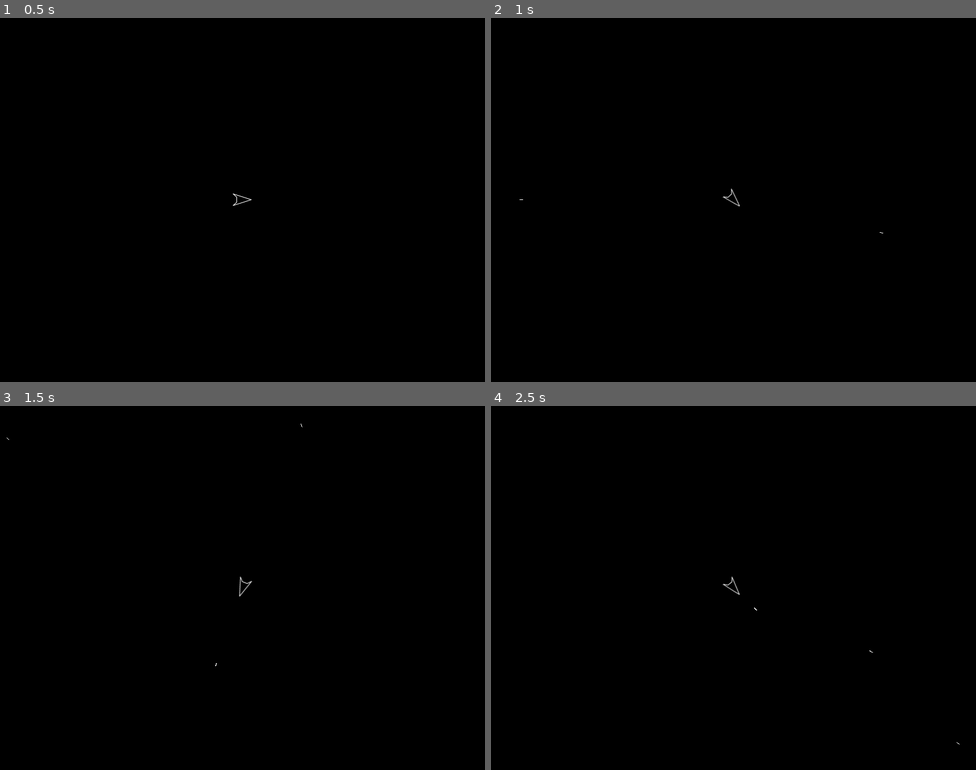
Above: before the commit, frames 1-4 (two rows, left to right).
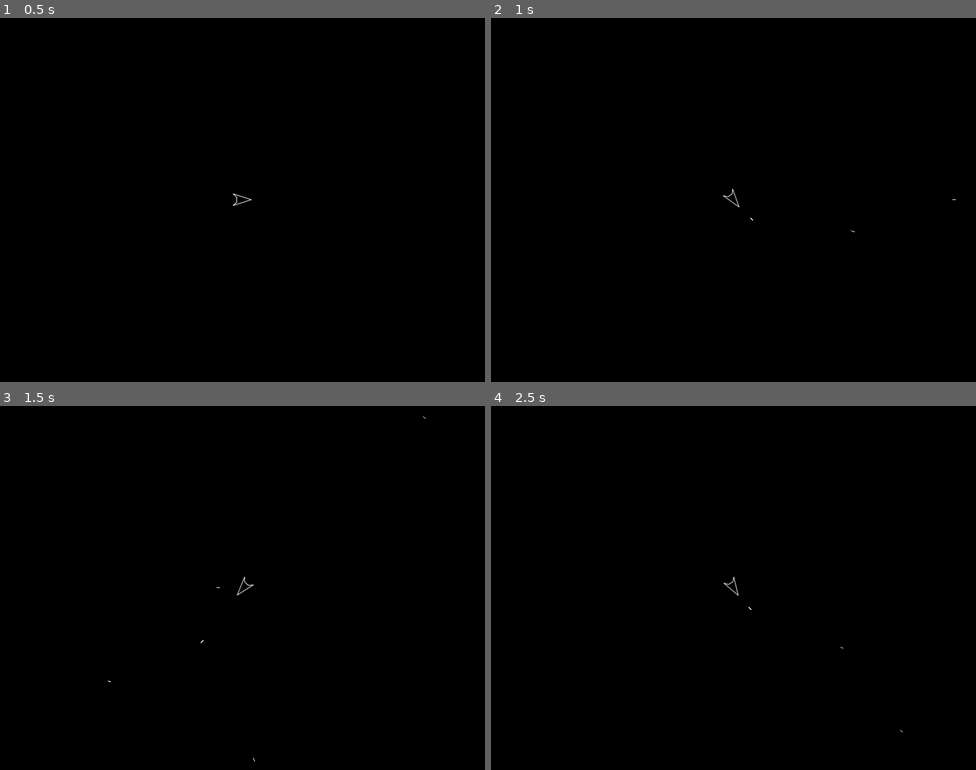
Above: after the commit, the same moments.

Repository: jgodfrey/Asteroids
Game: Godot game, scene res://Scenes/Main.tscn
Two runs of this game, one before a commit and one after it. Both use one fixed random seed, a clock stepped at 60 frames per second and the inputs below.
Inputs:
- Up to frame 1 (0.5 s): no input
- Up to frame 2 (1 s): tap Enter at 0.5 s; hold D (right) from 0.53 s (still down); hold Space (shoot) from 0.53 s (still down)
- Up to frame 3 (1.5 s): release D (right) at 1.28 s; release Space (shoot) at 1.28 s; hold A (left) from 1.28 s (still down); tap Space (shoot) at 1.35 s
- Up to frame 4 (2.5 s): release A (left) at 2.03 s; hold D (right) from 2.03 s (still down); hold Space (shoot) from 2.03 s (still down)

Frame 1 is identical in both runs. In frame 2, less than 0.1% of the frame differs, in the area x 5-96%, y 46-60%; in frame 3, less than 0.1%, in the area x 1-88%, y 2-98%; in frame 4, less than 0.1%.

Commit message:
Latest WIP
- Better resource folder organizaiton
- Added sounds
- Added flame sprite
- Ignored the import/* folder
- Wired flame sprite, thrust sound, and shoot sound
- Hide mouse cursor on game start
- Calculate shot life so it dies after traveling the "screen width"

Diff:
--- a/Scenes/Bullet.tscn
+++ b/Scenes/Bullet.tscn
@@ -8,11 +8,11 @@
 
 [node name="Bullet" type="Area2D"]
 script = ExtResource( 1 )
-speed = 1000
-life_in_seconds = 0.7
+speed = 800
 
 [node name="Sprite" type="Sprite" parent="."]
 texture = ExtResource( 2 )
+offset = Vector2( 0, -0.5 )
 
 [node name="CollisionShape2D" type="CollisionShape2D" parent="."]
 position = Vector2( 0, -0.5 )
--- a/Scenes/Ship.tscn
+++ b/Scenes/Ship.tscn
@@ -1,8 +1,11 @@
-[gd_scene load_steps=5 format=2]
+[gd_scene load_steps=8 format=2]
 
 [ext_resource path="res://Scripts/Ship.gd" type="Script" id=1]
 [ext_resource path="res://Scenes/Bullet.tscn" type="PackedScene" id=2]
 [ext_resource path="res://Sprites/ship.png" type="Texture" id=3]
+[ext_resource path="res://Sprites/flame.png" type="Texture" id=4]
+[ext_resource path="res://Sounds/fire.wav" type="AudioStream" id=5]
+[ext_resource path="res://Sounds/thrust.wav" type="AudioStream" id=6]
 
 [sub_resource type="RectangleShape2D" id=1]
 extents = Vector2( 14.3668, 8.85515 )
@@ -10,22 +13,33 @@
 [node name="Ship" type="RigidBody2D"]
 position = Vector2( 1, 0 )
 script = ExtResource( 1 )
-engine_power = 500
-spin_power = 1500
+engine_power = 550
+spin_power = 1750
 Bullet = ExtResource( 2 )
 cool_down = 0.2
 
 [node name="Sprite" type="Sprite" parent="."]
 texture = ExtResource( 3 )
 
+[node name="Flame" type="Sprite" parent="."]
+position = Vector2( -16, 0 )
+texture = ExtResource( 4 )
+
 [node name="CollisionShape2D" type="CollisionShape2D" parent="."]
+position = Vector2( 0.0921402, 0 )
 shape = SubResource( 1 )
 
 [node name="Muzzle" type="Position2D" parent="."]
-position = Vector2( 17, -0.5 )
+position = Vector2( 17, -0.4 )
 
 [node name="GunTimer" type="Timer" parent="."]
 one_shot = true
 
 [node name="Timer" type="Timer" parent="."]
+
+[node name="LaserSound" type="AudioStreamPlayer" parent="."]
+stream = ExtResource( 5 )
+
+[node name="EngineSound" type="AudioStreamPlayer" parent="."]
+stream = ExtResource( 6 )
 [connection signal="timeout" from="GunTimer" to="." method="_on_GunTimer_timeout"]
--- a/Scripts/Bullet.gd
+++ b/Scripts/Bullet.gd
@@ -1,7 +1,7 @@
 extends Area2D
 
 export (int) var speed
-export (float) var life_in_seconds
+#export (float) var life_in_seconds
 
 var velocity = Vector2()
 var screen_size = Vector2()
@@ -13,7 +13,8 @@
 
 func _ready():
 	screen_size = get_viewport().get_visible_rect().size
-	$BulletTimer.wait_time = life_in_seconds
+	# calculate a wait time that allows the shot to live for "1 screen width"
+	$BulletTimer.wait_time = screen_size.x / speed
 	$BulletTimer.start()
 
 func _process(delta):
--- a/Scripts/Main.gd
+++ b/Scripts/Main.gd
@@ -1,4 +1,7 @@
 extends Node
+
+func _ready():
+	Input.set_mouse_mode(Input.MOUSE_MODE_HIDDEN)
 
 func _on_Ship_shoot(bullet, pos, dir):
 	var b = bullet.instance()
--- a/Scripts/Ship.gd
+++ b/Scripts/Ship.gd
@@ -27,6 +27,12 @@
 	thrust = Vector2()
 	if Input.is_action_pressed("up"):
 		thrust = Vector2(engine_power, 0)
+		$Flame.show()
+		if not $EngineSound.playing:
+			$EngineSound.play()
+	else:
+		$Flame.hide()
+		$EngineSound.stop()
 
 	# rotate
 	rotation_dir = 0
@@ -52,6 +58,7 @@
 	emit_signal("shoot", Bullet, $Muzzle.global_position, rotation)
 	can_shoot = false
 	$GunTimer.start()
+	$LaserSound.play()
 
 func screen_wrap(transform):
 	if transform.origin.x > screen_size.x:
Not shown, added: Sounds/bangLarge.wav.import
Not shown, added: Sounds/bangMedium.wav.import
Not shown, added: Sounds/bangSmall.wav.import
Not shown, added: Sounds/beat1.wav.import
Not shown, added: Sounds/beat2.wav.import
Not shown, added: Sounds/extraShip.wav.import
Not shown, added: Sounds/fire.wav.import
Not shown, added: Sounds/saucerBig.wav.import
Not shown, added: Sounds/saucerSmall.wav.import
Not shown, added: Sounds/thrust.wav.import
Binary file added: sprites/flame.png
Not shown, added: sprites/flame.png.import
(and 11 more such lines)
